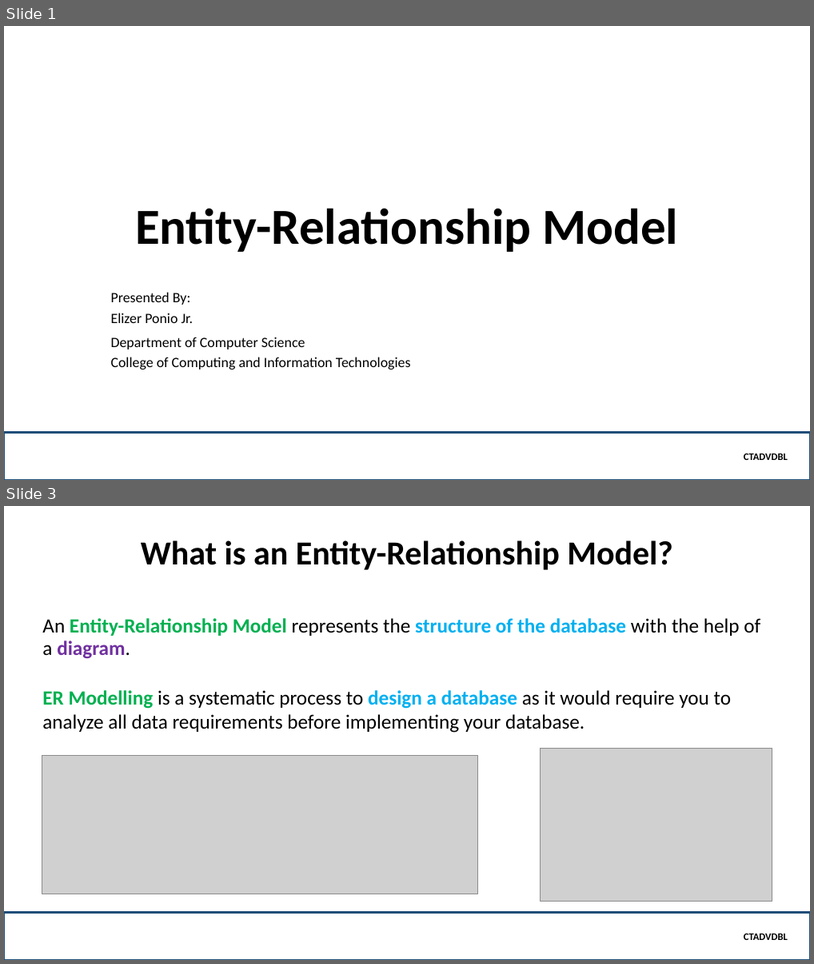
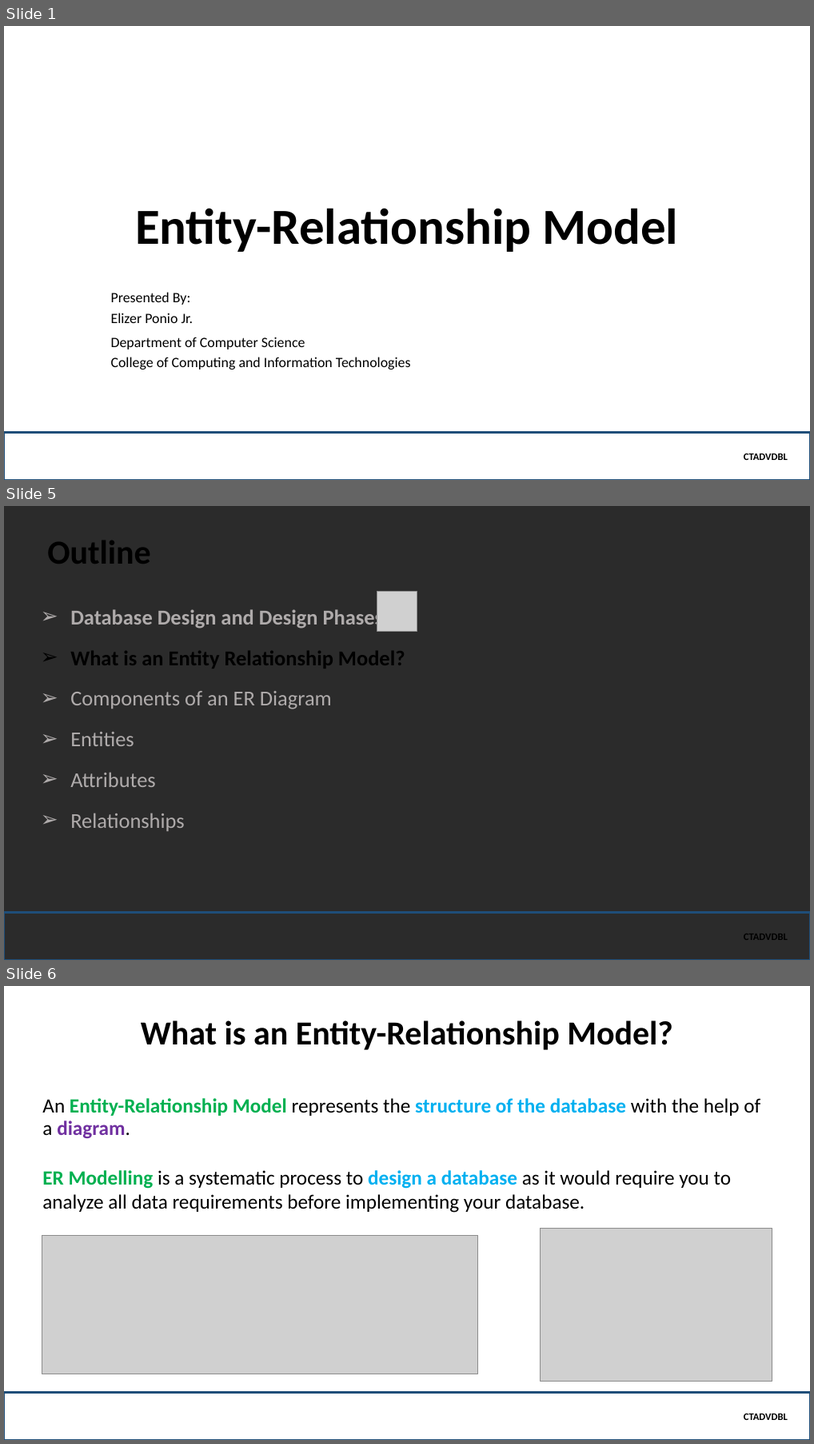
Before and after one commit to robitussin/CTADVDBL, a slide deck: Part 2 - Database Design/powerpoint/Entity Relationship Model.pptx. Shown one above the other, each under a label of ours: slides 1 and 3 before the commit, slides 1, 5 and 6 after it; the slides between them are not shown. The pictures are 814x964 and 814x1444 pixels, drawn with LibreOffice and Linux fonts; fonts in the diff are those of the drawing; grey boxes stand for pictures; background and template pictures are left out; a plain dark background stands for a picture behind light text. Boxes give left, top, right and bottom in pixels: in the first picture for what was removed or moved away, otherwise in the second. Text is boxed around its words. In the diff, an @@ line names an element or a change of style, - is before the commit and + after.

```diff
--- a/Part 2 - Database Design/powerpoint/Entity Relationship Model.pptx
+++ b/Part 2 - Database Design/powerpoint/Entity Relationship Model.pptx
@@ slide 5 added at [4,506,810,960], background picture (left out) @@
@@ title added at [47,540,151,564], 40 pt, text #000000, bold @@
+Outline
@@ picture added at [378,592,417,631] @@
@@ text added at [70,607,406,831], 25.2 pt, text #AFABAB, bold @@
+➢ Database Design and Design Phases
+➢ What is an Entity Relationship Model?
+➢ Components of an ER Diagram
+➢ Entities
+➢ Attributes
+➢ Relationships
@@ rectangle added at [4,912,810,960], outline #1F4E79 2.25 pt, 12 pt, text #000000, bold @@
+CTADVDBL
@@ what was slide 3 is now slide 6 @@
```
Also in this commit, not shown: 5 slides changed, 2 other slides added.
